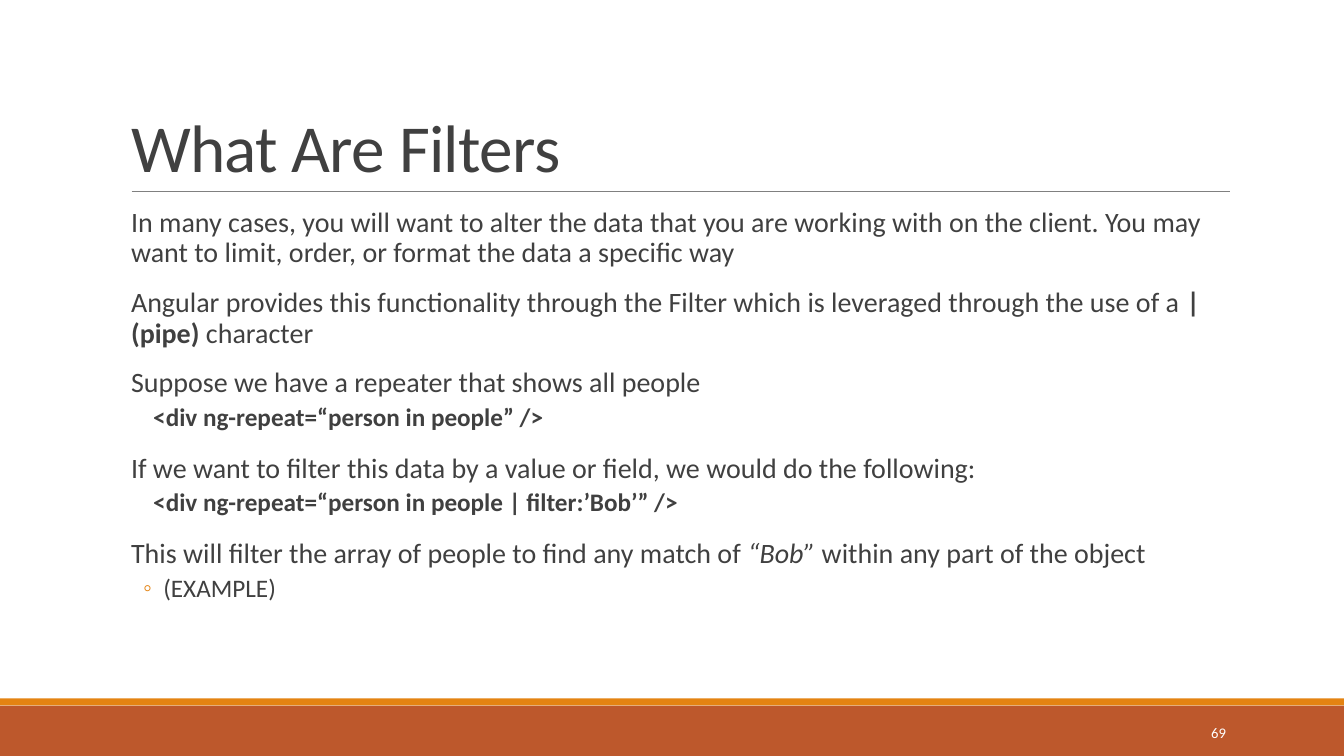
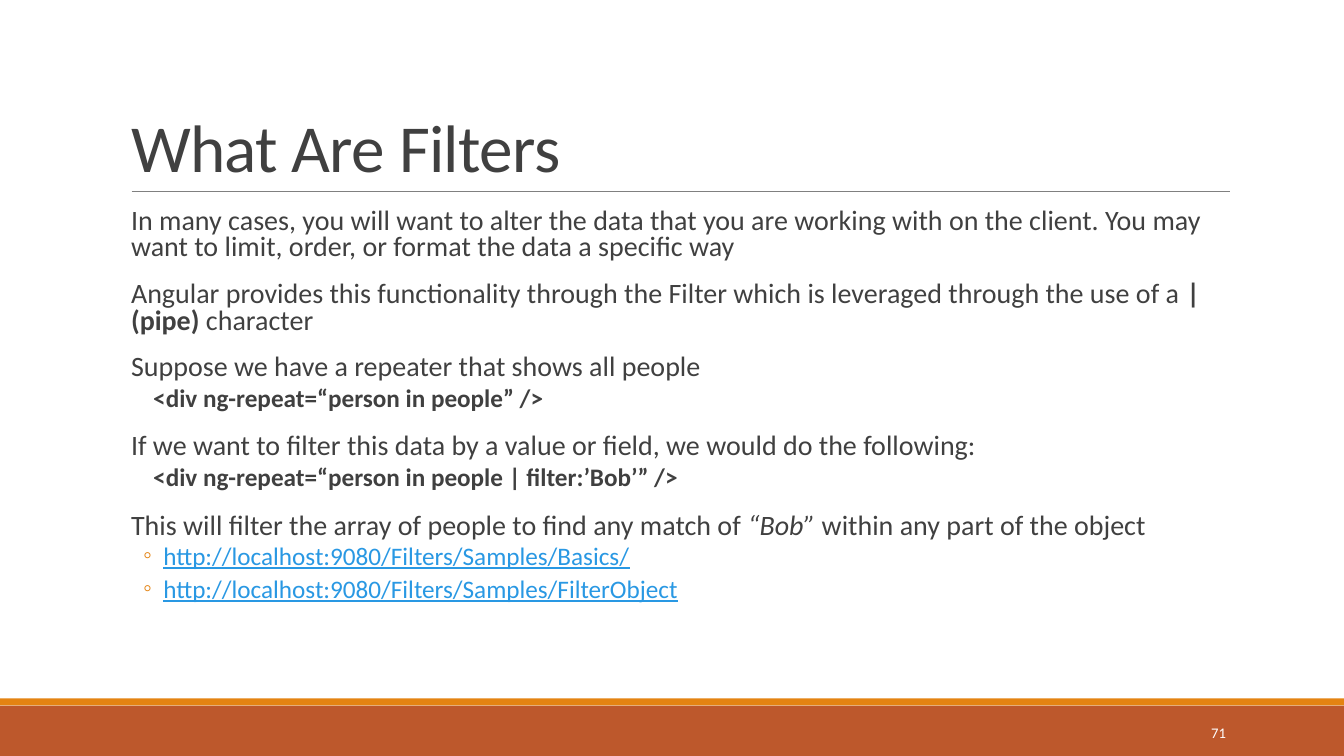
Before and after one commit to sbechtold/angularjs, a slide deck: slide 71 of materials/AngularJS.pptx (slide 69 before the commit). Drawn at 1344x756 pixels with LibreOffice and Linux fonts; fonts in the diff are those of the drawing. Boxes give left, top, right and bottom in pixels: in the first picture for what was removed or moved away, otherwise in the second. Text is boxed around its words. In the diff, an @@ line names an element or a change of style, - is before the commit and + after.

```diff
--- a/materials/AngularJS.pptx
+++ b/materials/AngularJS.pptx
@@ text at (131,210,1201,540): line spacing 0.9 to 0.8 @@
@@ text at (163,547,677,603): text changed; text colour #404040 to #2998E3 @@
-  ◦ (EXAMPLE)
+  ◦ http://localhost:9080/Filters/Samples/Basics/
+  ◦ http://localhost:9080/Filters/Samples/FilterObject
@@ page number at (1211,728,1226,738): text changed @@
-69
+71
```
Also in this commit, not shown: 3 other slides changed, 6 slides added, 4 slides removed, 46 other files.
